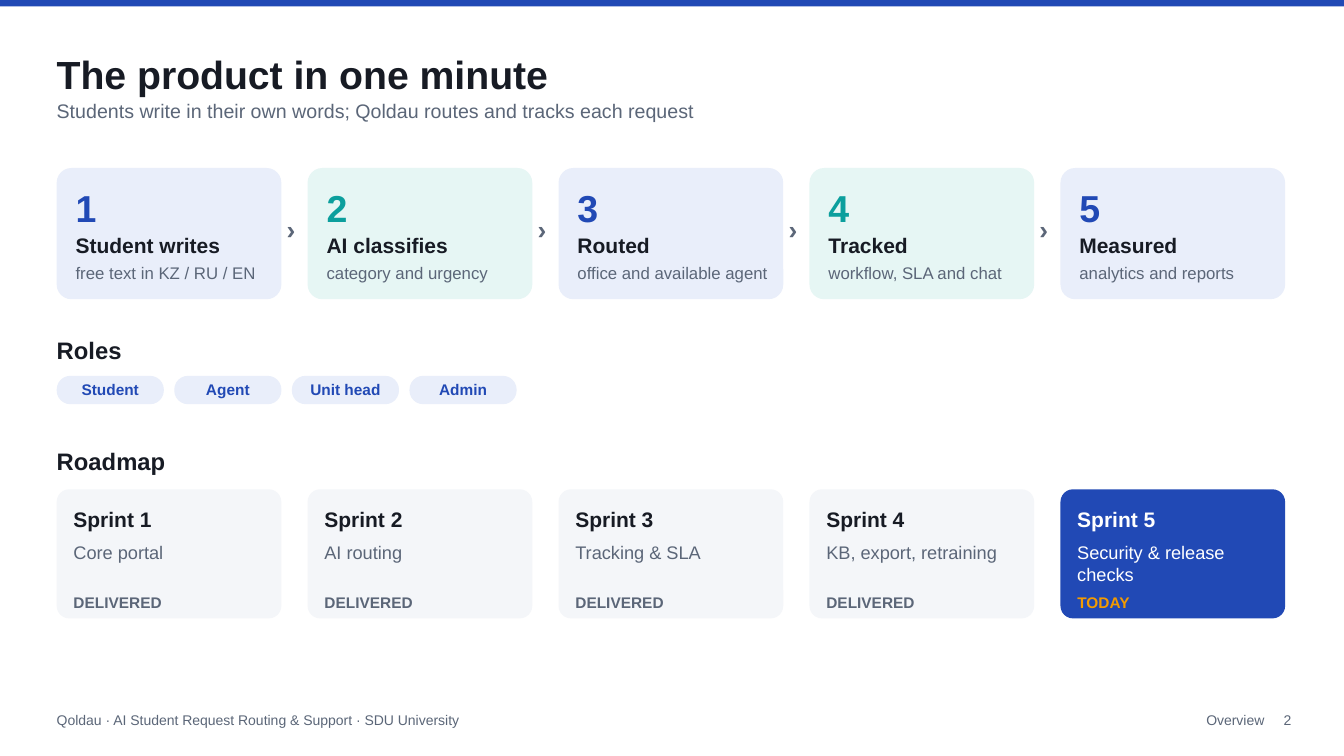
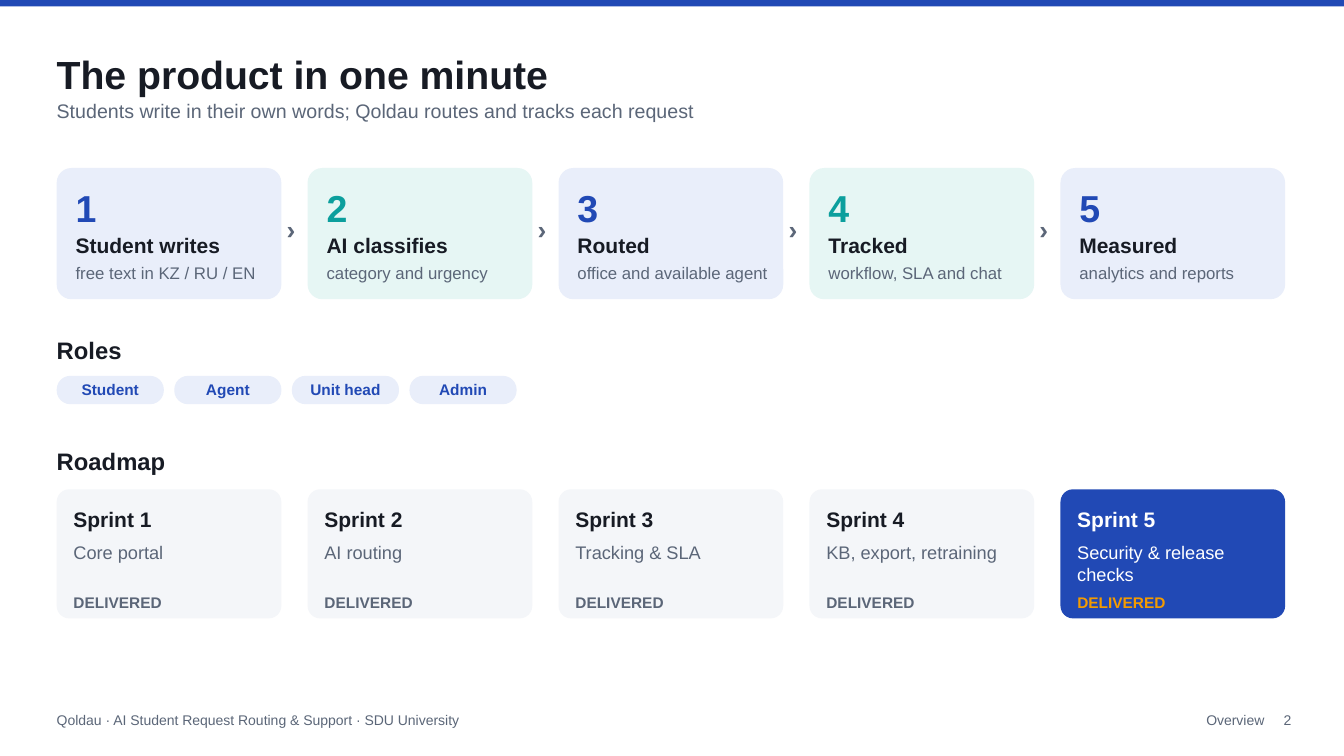
Before and after one commit to zhanibekmb/Qoldau, a slide deck: slide 2 of presentations/Qoldau_Sprint5_Review.pptx. Drawn at 1344x756 pixels with LibreOffice and Linux fonts; fonts in the diff are those of the drawing. Boxes give left, top, right and bottom in pixels: in the first picture for what was removed or moved away, otherwise in the second. Text is boxed around its words. In the diff, an @@ line names an element or a change of style, - is before the commit and + after.

```diff
--- a/presentations/Qoldau_Sprint5_Review.pptx
+++ b/presentations/Qoldau_Sprint5_Review.pptx
@@ text at [1077,597,1165,608]: text changed @@
-TODAY
+DELIVERED
```
Also in this commit, not shown: 4 other slides changed, 6 other files.
